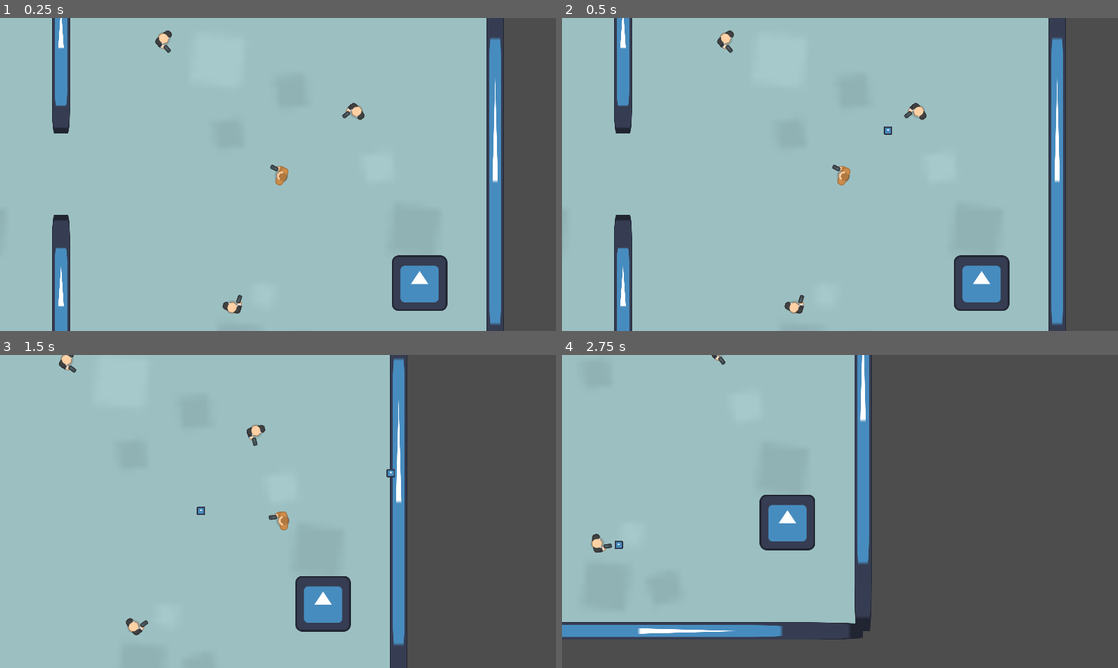
Above: before the commit, frames 1-4 (two rows, left to right).
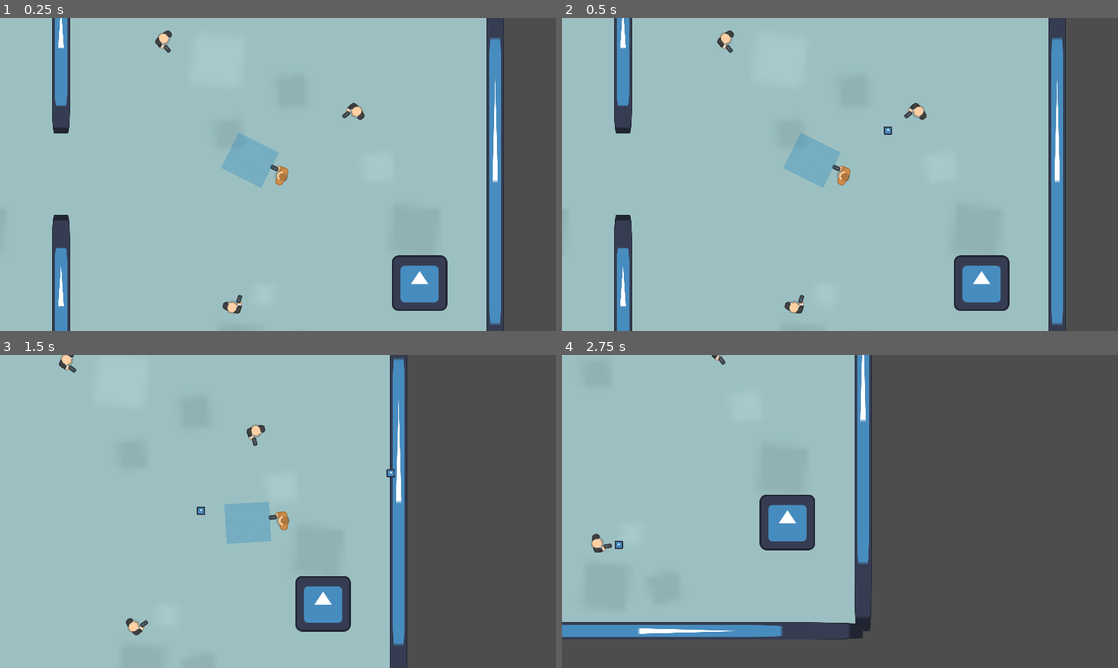
Above: after the commit, the same moments.

Repository: dmq262/Shadow-Stallion
Game: Godot game, scene res://scenes/main.tscn
Same seed, same stepped clock (60 frames per second), same inputs: the game is played once before the commit and once after it. The engine's default icon, where the game draws it, is replaced by a stand-in: a white triangle on a blue panel in a dark square. Sound files missing from this copy of the repository are replaced by a short silence.
Inputs (mouse positions are in pixels of both pictures, inside the frame that each line leads up to):
- Up to frame 1 (0.25 s): no input
- Up to frame 2 (0.5 s): no input
- Up to frame 3 (1.5 s): move the mouse to (400, 495) at 0.52 s; hold D (move_right) 0.53-1.28 s; click (400, 495) at 0.6 s; right-click (400, 495) at 0.8 s; move the mouse to (166, 527) at 1.27 s; hold S (move_down) from 1.28 s (still down); right-click (166, 527) at 1.35 s
- Up to frame 4 (2.75 s): click (728, 527) at 1.55 s; move the mouse to (895, 442) at 2.02 s; release S (move_down) at 2.03 s; hold D (move_right) from 2.03 s (still down); tap Shift (dash) at 2.1 s; right-click (895, 442) at 2.3 s

The runs differ from the first frame. In frame 1, 1.0% of the frame differs, in the area x 39-51%, y 36-55%; in frame 2, 1.0%; in frame 3, 1.0%, in the area x 40-49%, y 46-61%; in frame 4, nothing differs.

Commit message:
added sword mechanic: blocking and hitting

Diff:
--- a/project.godot
+++ b/project.godot
@@ -53,6 +53,11 @@
 "events": [Object(InputEventMouseButton,"resource_local_to_scene":false,"resource_name":"","device":-1,"window_id":0,"a …(253 unchanged characters)…
 ]
 }
+block={
+"deadzone": 0.5,
+"events": [Object(InputEventMouseButton,"resource_local_to_scene":false,"resource_name":"","device":-1,"window_id":0,"alt_pressed":false,"shift_pressed":false,"ctrl_pressed":false,"meta_pressed":false,"button_mask":2,"position":Vector2(114, 1),"global_position":Vector2(120, 63),"factor":1.0,"button_index":2,"canceled":false,"pressed":true,"double_click":false,"script":null)
+]
+}
 
 [rendering]
 
--- a/scenes/player.gd
+++ b/scenes/player.gd
@@ -7,6 +7,8 @@
 var dash_power = 15
 var old_playback = 0
 var health = 100
+var bullets_in_range = []
+var enemies_in_range = []
 
 func _ready():
 	pass
@@ -26,6 +28,15 @@
 		bullet.direction = (get_global_mouse_position() - global_position).normalized()
 		bullet.add_to_group("player_bullet")
 		get_tree().current_scene.add_child(bullet)
+
+	#Block/Parry/Swing Sword
+	if Input.is_action_just_pressed('block'):
+		for enemy_bullet in bullets_in_range:
+			bullets_in_range.erase(enemy_bullet)
+			enemy_bullet.queue_free()
+
+		for enemy in enemies_in_range:
+			enemy.health -= 100
 
 
 	#Movement
@@ -70,3 +81,20 @@
 
 func die():
 	hide()
+
+#SWORD AREA ON ENTER AND EXIT
+func _on_sword_hitbox_area_entered(area):
+	if area.is_in_group('enemy_bullet'):
+		bullets_in_range.append(area)
+
+func _on_sword_hitbox_area_exited(area):
+	if area.is_in_group('enemy_bullet') and bullets_in_range.has(area):
+		bullets_in_range.erase(area)
+
+func _on_sword_hitbox_body_entered(body):
+	if body.is_in_group('enemy'):
+		enemies_in_range.append(body)
+
+func _on_sword_hitbox_body_exited(body):
+	if body.is_in_group('enemy') and enemies_in_range.has(body):
+		enemies_in_range.erase(body)
--- a/scenes/player.tscn
+++ b/scenes/player.tscn
@@ -1,9 +1,10 @@
-[gd_scene load_steps=7 format=3 uid="uid://lho1j1nn418x"]
+[gd_scene load_steps=9 format=3 uid="uid://lho1j1nn418x"]
 
 [ext_resource type="Script" path="res://scenes/player.gd" id="1_jgedc"]
 [ext_resource type="Texture2D" uid="uid://cddi6lrbft6w6" path="res://art/kenny_top_down_shooter/PNG/Man Brown/manBrown_gun.png" id="2_6syta"]
 [ext_resource type="PackedScene" uid="uid://bjj1q82mdpxhu" path="res://scenes/bullet.tscn" id="2_otwcl"]
 [ext_resource type="AudioStream" uid="uid://clemdpp56tbbc" path="res://art/Footsteps - Effecism_single.mp3" id="3_bjjxd"]
+[ext_resource type="Texture2D" uid="uid://ba7up7wbxupqb" path="res://art/kenny_top_down_shooter/PNG/Tiles/tile_20.png" id="5_hdb23"]
 
 [sub_resource type="SpriteFrames" id="SpriteFrames_l6d15"]
 animations = [{
@@ -18,6 +19,9 @@
 
 [sub_resource type="CircleShape2D" id="CircleShape2D_w7e8e"]
 radius = 32.249
+
+[sub_resource type="RectangleShape2D" id="RectangleShape2D_1eh45"]
+size = Vector2(103, 91)
 
 [node name="player" type="CharacterBody2D" groups=["player"]]
 script = ExtResource("1_jgedc")
@@ -39,3 +43,22 @@
 [node name="Camera2D" type="Camera2D" parent="."]
 position_smoothing_enabled = true
 position_smoothing_speed = 10.0
+
+[node name="sword_hitbox" type="Area2D" parent="."]
+position = Vector2(57, 0)
+metadata/_edit_group_ = true
+
+[node name="CollisionShape2D" type="CollisionShape2D" parent="sword_hitbox"]
+position = Vector2(15.5, 0.5)
+shape = SubResource("RectangleShape2D_1eh45")
+
+[node name="Sprite2D" type="Sprite2D" parent="sword_hitbox"]
+modulate = Color(1, 1, 1, 0.337255)
+position = Vector2(15.5, 0.499998)
+scale = Vector2(1.60938, 1.42187)
+texture = ExtResource("5_hdb23")
+
+[connection signal="area_entered" from="sword_hitbox" to="." method="_on_sword_hitbox_area_entered"]
+[connection signal="area_exited" from="sword_hitbox" to="." method="_on_sword_hitbox_area_exited"]
+[connection signal="body_entered" from="sword_hitbox" to="." method="_on_sword_hitbox_body_entered"]
+[connection signal="body_exited" from="sword_hitbox" to="." method="_on_sword_hitbox_body_exited"]
